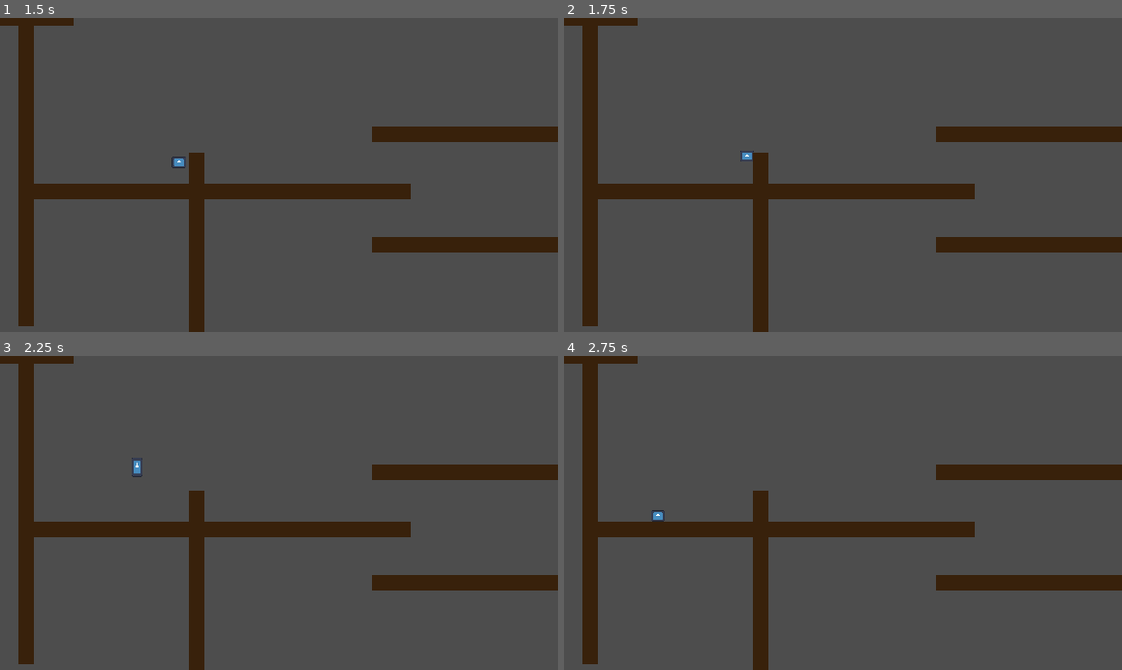
Above: before the commit, frames 1-4 (two rows, left to right).
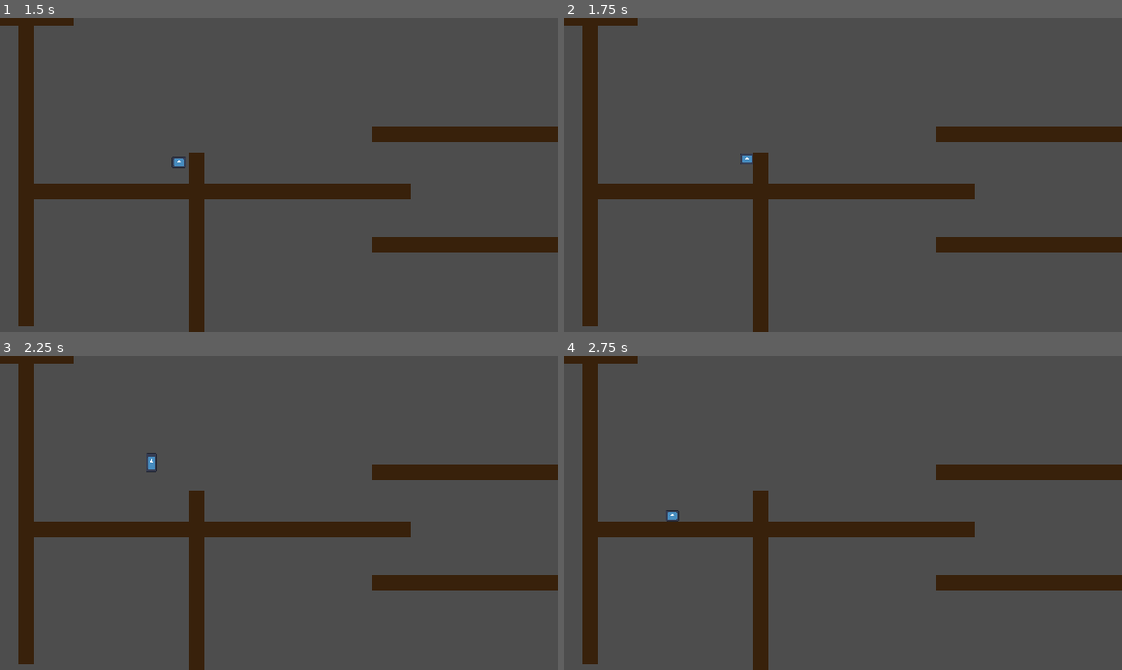
Above: after the commit, the same moments.

Repository: greatmomo/Advanced-Character-Controller
Game: Godot game, scene res://world.tscn
The game is run twice, just before and just after one commit, with the same random seed, the same clock (stepped at 60 frames per second) and the same inputs. The engine's default icon, where the game draws it, is replaced by a stand-in: a white triangle on a blue panel in a dark square.
Inputs:
- Up to frame 1 (1.5 s): tap Enter at 0.5 s; hold Space (jump) 0.53-1.28 s; hold D (move_right) from 0.53 s (still down); tap Ctrl (dash) at 0.6 s; tap Space (jump) at 1.35 s
- Up to frame 2 (1.75 s): keep holding D (move_right); tap Space (jump) at 1.52 s; tap Ctrl (dash) at 1.55 s
- Up to frame 3 (2.25 s): tap Space (jump) at 1.82 s; release D (move_right) at 2.03 s; hold A (move_left) from 2.03 s (still down); hold Space (jump) from 2.03 s (still down); tap Ctrl (dash) at 2.1 s
- Up to frame 4 (2.75 s): keep holding A (move_left); keep holding Space (jump)

Frame 1 is identical in both runs. In frame 2, less than 0.1% of the frame differs, in the area x 31-35%, y 42-47%; in frame 3, 0.1%, in the area x 23-29%, y 30-39%; in frame 4, 0.1%.

Commit message:
fix wall slide and jump

Diff:
--- a/Player/Wall.gd
+++ b/Player/Wall.gd
@@ -14,18 +14,19 @@
 	else:
 		player.velocity.x = lerp(player.velocity.x, 0.0, player.air_friction * delta)
 
-	player.velocity.y += player.gravity * delta * player.wall_gravity_ratio
+	player.velocity.y = player.gravity * delta * player.wall_gravity_ratio
 
 	player.sprite_2d.scale.y = lerp(player.sprite_2d.scale.y, 0.1, 1 - pow(0.01, delta))
 	player.sprite_2d.scale.x = lerp(player.sprite_2d.scale.x, 0.1, 1 - pow(0.01, delta))
 
 	# jump off wall
 	if Input.is_action_just_pressed("jump"):
-		player.velocity.x -= player.orientation
+		player.velocity.x -= player.orientation * player.wall_jump_distance
 		state_machine.transition_to("Air", {do_jump = true})
 
+	# dash off wall
 	if Input.is_action_just_pressed("dash"):
-		player.velocity.x -= player.orientation
+		player.orientation *= -1
 		state_machine.transition_to("Dash")
 
 	player.move_and_slide()
--- a/Player/player.gd
+++ b/Player/player.gd
@@ -31,7 +31,8 @@
 var coyote_timer := 0.0
 
 @export_category("wall_jump")
-@export var wall_gravity_ratio := 0.2
+@export var wall_gravity_ratio := 2.0
+@export var wall_jump_distance := 150.0
 
 var orientation := 0
 var previous_velocity := Vector2.ZERO
